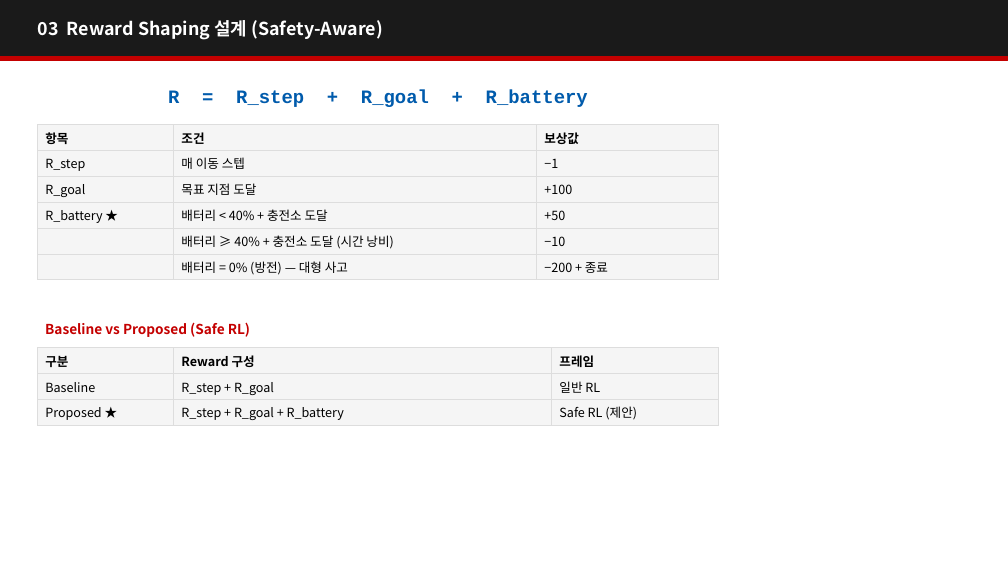
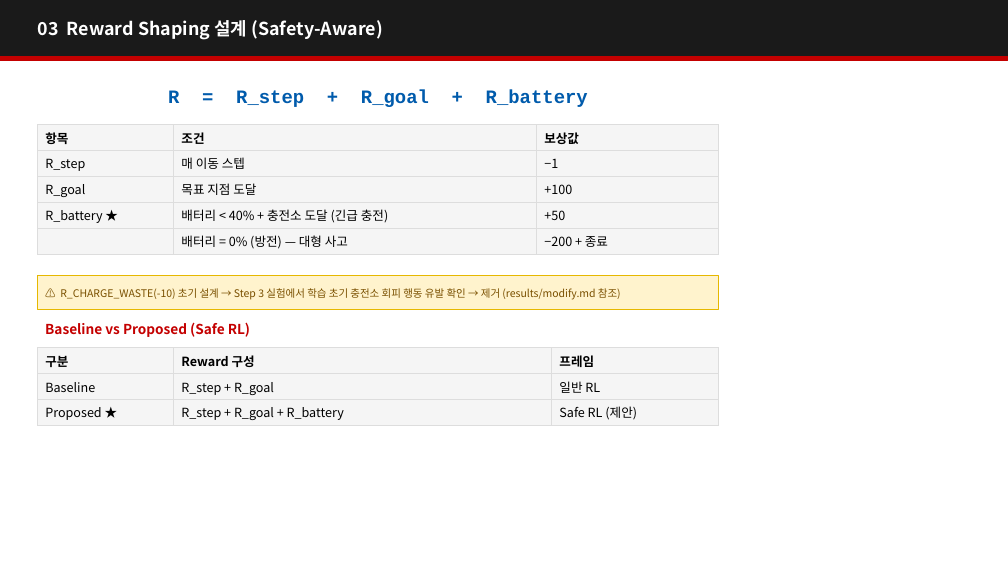
Before and after one commit to brennix586/RL_AGV, a slide deck: slide 5 of results/AGV_Report.pptx. Drawn at 1008x567 pixels with LibreOffice and Linux fonts; fonts in the diff are those of the drawing. Boxes give left, top, right and bottom in pixels: in the first picture for what was removed or moved away, otherwise in the second. Text is boxed around its words. In the diff, an @@ line names an element or a change of style, - is before the commit and + after.

```diff
--- a/results/AGV_Report.pptx
+++ b/results/AGV_Report.pptx
@@ table at <box>38,125,718,253</box> @@
-row 4: R_battery ★ | 배터리 < 40% + 충전소 도달 | +50
-row 5:  | 배터리 ≥ 40% + 충전소 도달 (시간 낭비) | −10
+row 4: R_battery ★ | 배터리 < 40% + 충전소 도달 (긴급 충전) | +50
@@ rectangle added at <box>38,276,718,310</box>, fill #FFF3CD, outline #E6B800 1 pt @@
@@ text added at <box>60,288,621,300</box>, 10 pt, text #7A5000 @@
+⚠ R_CHARGE_WASTE(-10) 초기 설계 → Step 3 실험에서 학습 초기 충전소 회피 행동 유발 확인 → 제거 (results/modify.md 참조)
```
Also in this commit, not shown: 5 other slides changed, 2 slides added, 1 other file.
